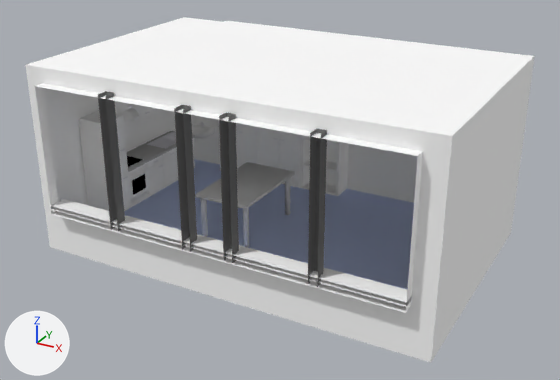
Renders of the Blender file data/environments/garching_lab/garching_kitchen.blend from each side of a commit.
Camera for both pictures: a 50 mm camera at (10.04, -9.27, 6.65) aimed at (3.81, 2.05, 0.99). The axes (+X, +Y, +Z) are drawn at lower left. The lights are the same throughout.

The scene before the commit, as lines of its bpy script (objects in view):
```python
me_cube = bpy.data.meshes.new('Cube')
me_cube.from_pydata(...)  # 20 vertices, 16 faces; spans x -0.33..0.33, y -1.12..1.13, z -0.02..0.02
me_cube.polygons.foreach_set('use_smooth', [True] * 16)
me_cube.materials.append(mat_marble)  # grey #bdbdbd
me_cube_019 = bpy.data.meshes.new('Cube.019')
me_cube_019.from_pydata(...)  # 44 vertices, 30 faces; spans x -0.54..0.54, y -0.92..0.92, z 0.0..0.89
me_cube_019.polygons.foreach_set('use_smooth', [True] * 30)
me_cube_019.materials.append(mat_wood)  # white #e7e7e7
me_plane_001 = bpy.data.meshes.new('Plane.001')
me_plane_001.from_pydata(...)  # 60 vertices, 32 faces; spans x 0.0..7.0, y -0.22..4.79, z 0.0..3.5
# faces by material slot: [20, 12]
me_plane_001.materials.append(mat_walls)  # white #ffffff
me_plane_001.materials.append(mat_window_frame)  # grey #747474
ob_table = bpy.data.objects.new('Table', me_cube_019)
ob_table.location = (2.98, 2.26, 0.0)
ob_walls = bpy.data.objects.new('Walls', me_plane_001)
ob_walls.location = (0.0, 0.0, -0.2)
ob_walls.scale = (1.06, 1.0, 1.0)
ob_workingplate = bpy.data.objects.new('WorkingPlate', me_cube)
ob_workingplate.location = (0.33, 2.8, 0.88)
_m = ob_workingplate.modifiers.new('Bevel', 'BEVEL')
_m.width = 0.005
_m.width_pct = 0.005
_m.limit_method = 'WEIGHT'
_m.spread = 0.0
# also in view: 'Dw0_Door' at (0.62, 3.11, 0.49); 'C6' at (0.32, 1.38, 1.88); 'CB0_leftDoor.R' at (1.77, 4.31, 1.15); 'Rack' at (3.5, 4.57, 1.15); 'Ground' at (3.73, 2.4, 0.0)
```
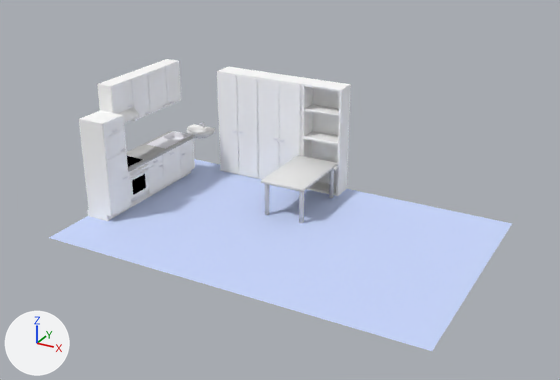
Commit message: [scenario] Made counter and table actuator

Where the change shows, as pixel boxes [x1, y1, x2, y2] in the pictures (560 x 380 px):
'Walls', hidden
    before: [25, 17, 535, 363]
'Table', moved, rescaled (23% narrower, 20% shorter)
    before: [195, 162, 295, 247]
    after: [261, 155, 338, 223]
'Ground', unchanged, uncovered by the edit
    before: [124, 159, 414, 290]
    after: [49, 159, 512, 351]
'Rack', unchanged, uncovered by the edit
    before: [301, 135, 349, 196]
    after: [301, 79, 351, 196]
'CB0_leftDoor.R', unchanged, uncovered by the edit
    before: [238, 123, 258, 167]
    after: [237, 76, 258, 178]
'CB0_rightDoor.L', unchanged, uncovered by the edit
    before: [259, 127, 279, 168]
    after: [258, 79, 279, 179]

Diff of the bpy script that builds the scene:
```diff
--- a/data/environments/garching_lab/garching_kitchen.blend.py
+++ b/data/environments/garching_lab/garching_kitchen.blend.py
@@ ob_table @@
 ob_table = bpy.data.objects.new('Table', me_cube_019)
-ob_table.location = (2.98, 2.26, 0.0)
+ob_table.location = (3.46, 3.53, 0.0)
+ob_table.scale = (0.846, 0.846, 0.846)
@@ ob_walls @@
 ob_walls.scale = (1.06, 1.0, 1.0)
+ob_walls.hide_set(True)  # its collection is switched off
```
